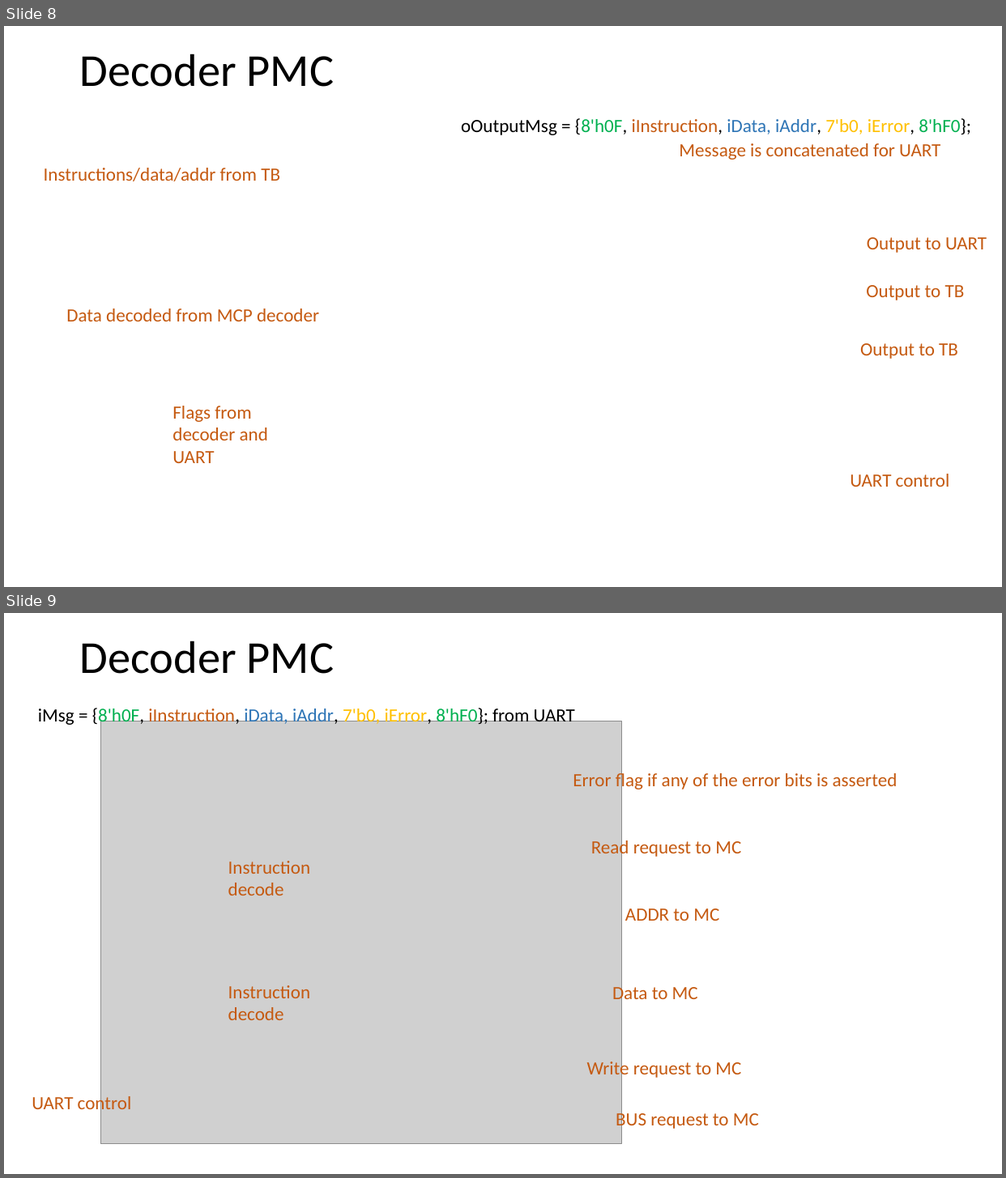
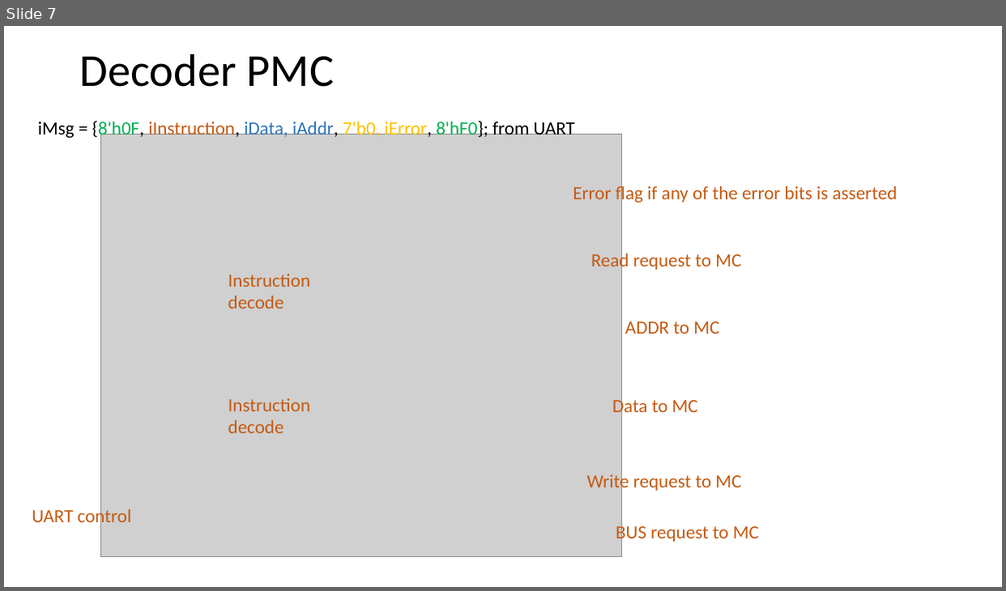
Before and after one commit to md710644/finalarquicompu, a slide deck: Diseno_final_arq.pptx. Shown one above the other, each under a label of ours: slides 8 and 9 before the commit, slide 7 after it. The pictures are 1006x1178 and 1006x591 pixels, drawn with LibreOffice and Linux fonts; fonts in the diff are those of the drawing; grey boxes stand for pictures. Boxes give left, top, right and bottom in pixels: in the first picture for what was removed or moved away, otherwise in the second. Text is boxed around its words. In the diff, an @@ line names an element or a change of style, - is before the commit and + after.

```diff
--- a/Diseno_final_arq.pptx
+++ b/Diseno_final_arq.pptx
@@ slide 8 removed at (x1=4, y1=26, x2=1002, y2=587), background #FFFFFF @@
@@ text removed at (x1=80, y1=54, x2=334, y2=87) @@
-Decoder PMC
@@ text removed at (x1=461, y1=118, x2=971, y2=135) @@
-oOutputMsg = {8'h0F, iInstruction, iData, iAddr, 7'b0, iError, 8'hF0};
@@ text removed at (x1=679, y1=143, x2=940, y2=160) @@
-Message is concatenated for UART
@@ text removed at (x1=44, y1=168, x2=280, y2=182) @@
-Instructions/data/addr from TB
@@ text removed at (x1=867, y1=237, x2=987, y2=253) @@
-Output to UART
@@ text removed at (x1=866, y1=285, x2=965, y2=301) @@
-Output to TB
@@ text removed at (x1=66, y1=309, x2=319, y2=322) @@
-Data decoded from MCP decoder
@@ text removed at (x1=860, y1=344, x2=958, y2=359) @@
-Output to TB
@@ text removed at (x1=172, y1=406, x2=268, y2=463) @@
-Flags from decoder and UART
@@ text removed at (x1=850, y1=474, x2=950, y2=487) @@
-UART control
@@ what was slide 9 is now slide 7 @@
```
Also in this commit, not shown: 2 slides changed, 4 slides added, 1 other slide removed.
